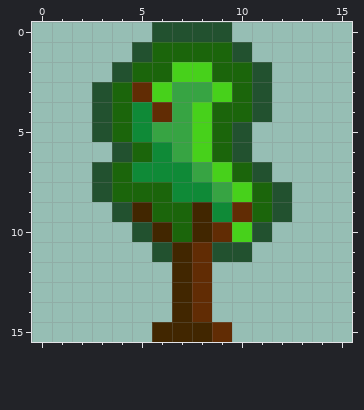
Pixel-art sprite: MAZE-WORLD/images/tree.png. Above, as it was before the edit.
The file is 16x16 pixels. Colours within 5 levels of each other are drawn and written as one.
New version:
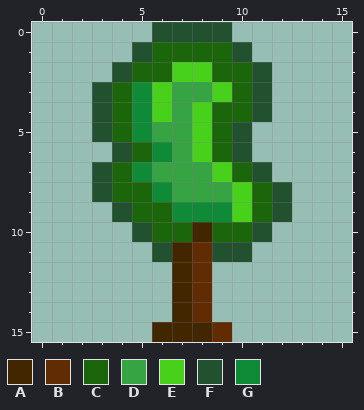
Palette (. is transparent): A #412600  B #612c04  C #1b650b  D #37a443  E #47d11b  F #22512f  G #0f8a37
The exact change:
Changed rows in their new state; - is an unchanged pixel.
first column x 5:
 3 G-----
 4 -E----
 7 -DD---
 8 -GDD--
 9 C-GG-E
10 -C--CC
Boxes around the changes in both pictures, in picture pixels (x1, y1, x2, y2):
changed: (132, 82, 252, 242)
